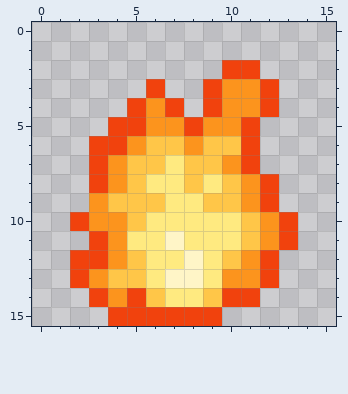
A pixel-art sprite gets an edit: PencilChiselCode/Content/Resources/Textures/Tiles/fire_01.png. This is how it looked before the edit.
The file is 16x16 pixels.
After the commit:
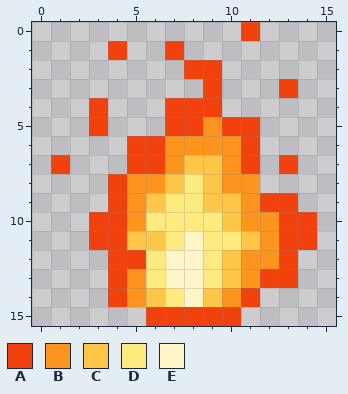
Palette (. is transparent): A #f1420d  B #fc941d  C #ffc648  D #ffea80  E #fff5c7
Changes in this commit:
Changed rows in their new state; - is an unchanged pixel.
first column x 1:
 0 ----------A---
 1 ---A--A-------
 2 -------AA..---
 3 -----.---...A-
 4 --A-..-A-...--
 5 --A...A--A----
 6 --..AAB-BB----
 7 A-..AAB-----A-
 8 --.ABBCDCB-.--
 9 --.AB-------A-
10 -.AAB----CB--A
11 ---ACCDE-----A
12 -..AA-E----BA-
13 -..AB----C--A-
14 --.AB--E-B----
15 ---..----A----
Boxes around the changes in both pictures, in picture pixels (x1, y1, x2, y2):
changed: (51, 22, 317, 326)
